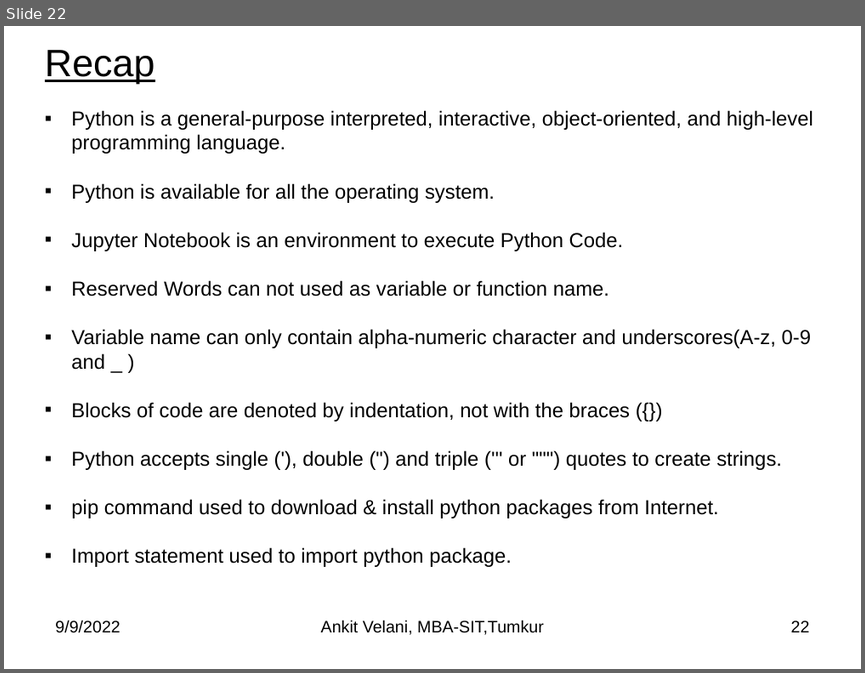
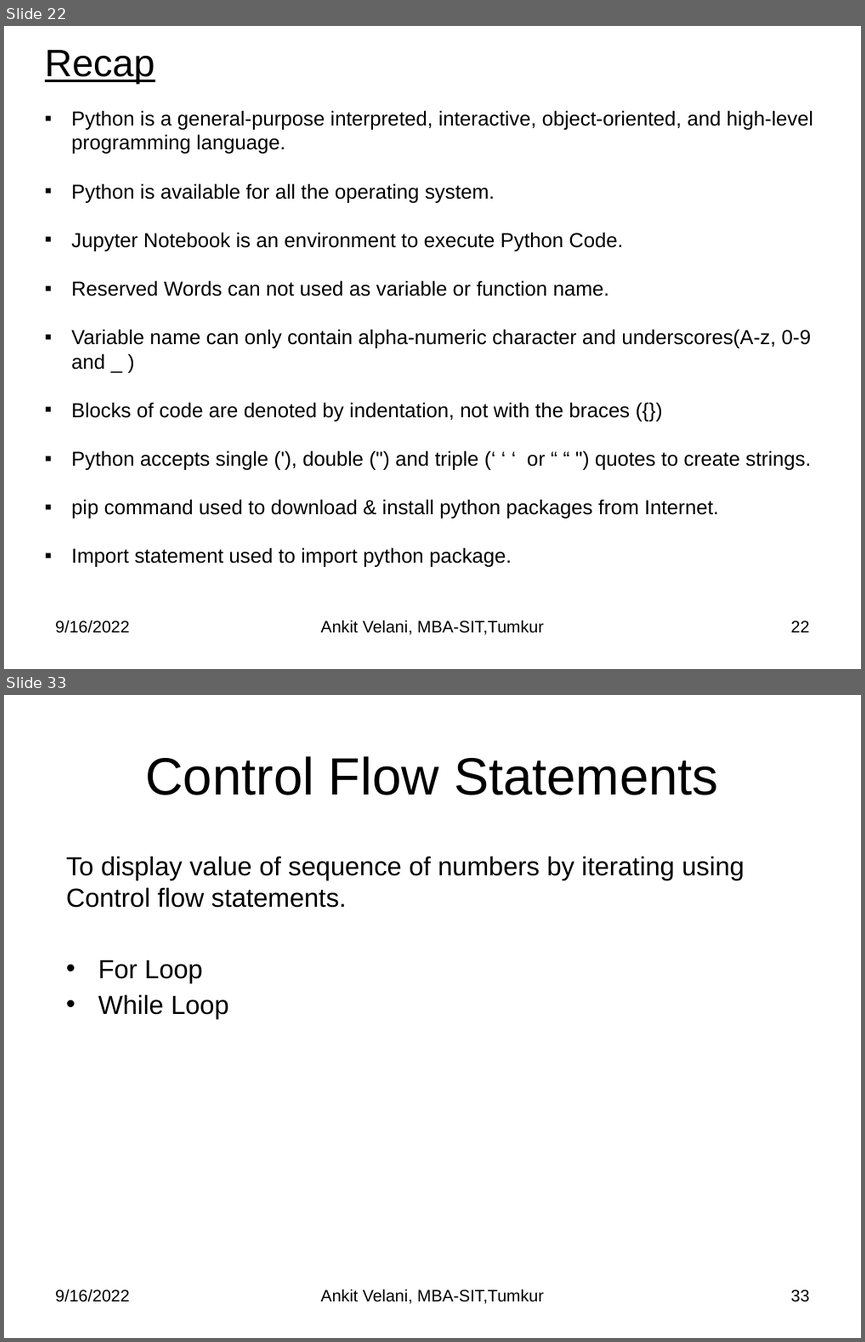
Before and after one commit to sitmbadept/sitmbadept.github.io, a slide deck: BDTM/Python/Unit-4-Python-Programming.pptx. Shown one above the other, each under a label of ours: slide 22 before the commit, slides 22 and 33 after it; the slides between them are not shown. The pictures are 865x673 and 865x1342 pixels, drawn with LibreOffice and Linux fonts; fonts in the diff are those of the drawing. Boxes give left, top, right and bottom in pixels: in the first picture for what was removed or moved away, otherwise in the second. Text is boxed around its words. In the diff, an @@ line names an element or a change of style, - is before the commit and + after.

```diff
--- a/BDTM/Python/Unit-4-Python-Programming.pptx
+++ b/BDTM/Python/Unit-4-Python-Programming.pptx
@@ slide 33 added at (4, 695, 861, 1338), background #FFFFFF @@
@@ title added at (145, 756, 718, 795), 44 pt, text #000000 @@
+Control Flow Statements
@@ text added at (66, 856, 744, 1018), 22 pt, text #000000 @@
+To display value of sequence of numbers by iterating using Control flow statements.
+• For Loop
+• While Loop
@@ text added at (55, 1288, 129, 1302), 14 pt, text #000000 @@
+9/16/2022
@@ text added at (321, 1288, 544, 1304), 14 pt, text #000000 @@
+Ankit Velani, MBA-SIT,Tumkur
@@ page number added at (791, 1289, 810, 1302), 14 pt, text #000000 @@
+33
@@ slide 22 changed as well @@
@@ text at (71, 450, 811, 470): text changed @@
-▪ Python accepts single ('), double (") and triple (''' or """) quotes to create strings.
+▪ Python accepts single ('), double (") and triple (‘ ‘ ‘ or “ “ ") quotes to create strings.
@@ text at (55, 619, 129, 633): text changed @@
-9/9/2022
+9/16/2022
```
Also in this commit, not shown: 20 other slides changed, 41 other slides added, 1 other file.
